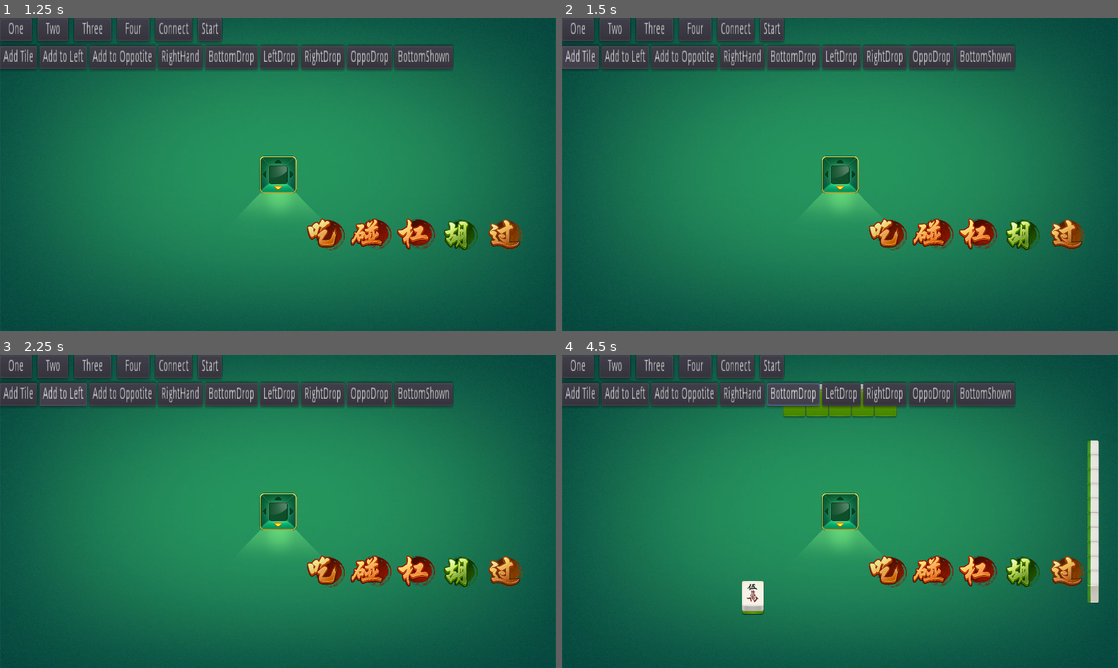
Above: before the commit, frames 1-4 (two rows, left to right).
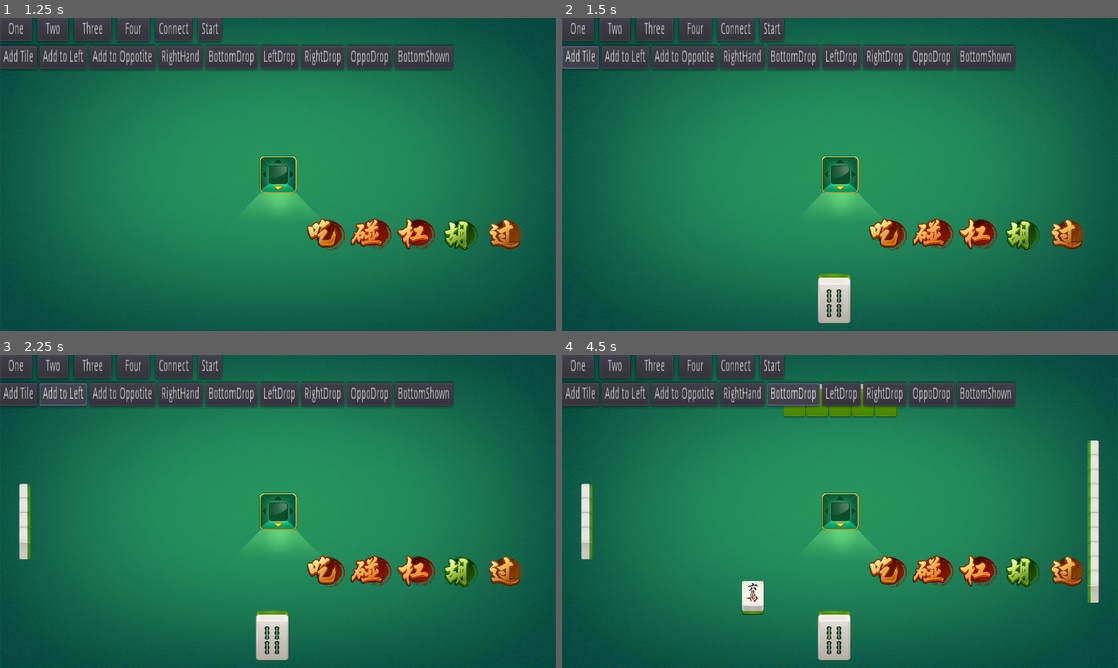
Above: after the commit, the same moments.

Repository: c-my/MahjongGame
Game: Godot game, scene res://Table/Table.tscn
The game is run twice, just before and just after one commit, with the same random seed, the same clock (stepped at 60 frames per second) and the same inputs.
Inputs (mouse positions are in pixels of both pictures, inside the frame that each line leads up to):
- Up to frame 1 (1.25 s): click (328, 233) at 0.5 s
- Up to frame 2 (1.5 s): click "Add Tile" at 1.25 s
- Up to frame 3 (2.25 s): click "Add to Left" at 2 s
- Up to frame 4 (4.5 s): click "Add to Oppotite" at 2.75 s; click "RightHand" at 3.5 s; click "BottomDrop" at 4.25 s

Frame 1 is identical in both runs. In frame 2, 1.0% of the frame differs, in the area x 0-52%, y 8-98%; in frame 3, 1.5%, in the area x 3-52%, y 8-98%; in frame 4, 1.5%.
Error in both runs: Invalid get index 'chow_types' (on base: 'Nil'). (res://Table/Table.gd:43)

Commit message:
fixed ChowPanel

Diff:
--- a/Constants.gd
+++ b/Constants.gd
@@ -11,9 +11,12 @@
 	const HEIGHT = 118*BOTTOM_HAND_SCALE
 	const WIDTH = 76*BOTTOM_HAND_SCALE
 	const SELECT_HEIGHT = 30
-	const CHOW_WIDTH = 76
+	const CHOW_SCALE = 1.3
+	const CHOW_WIDTH = 76*CHOW_SCALE
+	const CHOW_HEIGHT = 118*CHOW_SCALE
 
 	const OPPOSITE_HAND_WIDTH = 79
+	const OPPOSITE_HAND_HEIGHT = 120
 	const OPPOSITE_DROP_WIDTH = 76
 	const OPPOSITE_DROP_HEIGHT = 118
 
@@ -52,6 +55,10 @@
 class Timer_Table:
 	enum DIRECTION {NONE, BOTTOM, RIGHT, OPPOSITE, LEFT}
 
+class Chow_Panel:
+	const SEPARATION = 30
+	const MARGIN_BOTTOM = 350
+
 
 # Called when the node enters the scene tree for the first time.
 func _ready():
--- a/Table/ChowPanel.gd
+++ b/Table/ChowPanel.gd
@@ -1,6 +1,5 @@
 extends Node2D
 
-var sep = 10
 
 # Declare member variables here. Examples:
 # var a = 2
@@ -13,7 +12,7 @@
 
 
 func show_panel(suit, number, types):
-	if len(types)==1:
+	if types.size()==1:
 		hide()
 	hide_all()
 	for t in types:
@@ -27,7 +26,9 @@
 	for child in get_children():
 		if child.visible:
 			child.position = Vector2(pos, 0)
-			pos += sep+3*Constants.Tile.CHOW_WIDTH
+			pos += Constants.Chow_Panel.SEPARATION+3*Constants.Tile.CHOW_WIDTH
+	position = Vector2((Constants.Screen.WIDTH-pos)/2, Constants.Screen.HEIGHT - Constants.Chow_Panel.MARGIN_BOTTOM - Constants.Tile.CHOW_HEIGHT)
+	show()
 
 func hide_all():
 	$LeftChow.hide()
--- a/Table/LeftChow.gd
+++ b/Table/LeftChow.gd
@@ -26,6 +26,7 @@
 	tile.vframes = 5
 	tile.hframes = 9
 	tile.frame_coords = Vector2(number-1, suit)
+	tile.scale = Vector2(Constants.Tile.CHOW_SCALE, Constants.Tile.CHOW_SCALE)
 	return tile
 
 
@@ -35,6 +36,8 @@
 		child.queue_free()
 
 func _input(event):
+	if !visible:
+		return
 	if (event is InputEventMouseButton or event is InputEventScreenTouch) and event.pressed:
 		if Rect2(0,0,Constants.Tile.CHOW_WIDTH*3, Constants.Tile.HEIGHT).has_point(to_local(event.position)):
 			emit_signal("pressed")
--- a/Table/LeftDropArea.gd
+++ b/Table/LeftDropArea.gd
@@ -32,7 +32,6 @@
 	for i in range(get_children().size()):
 		get_children()[i].position = Vector2(-i*Constants.Tile.SIDE_DROP_DIFF,
 				i*(Constants.Tile.SIDE_DROP_HEIGHT-Constants.Tile.SIDE_DROP_THICK))
-	pass
 
 func clear_tiles():
 	for tile in get_children():
--- a/Table/MidChow.gd
+++ b/Table/MidChow.gd
@@ -26,6 +26,7 @@
 	tile.vframes = 5
 	tile.hframes = 9
 	tile.frame_coords = Vector2(number-1, suit)
+	tile.scale = Vector2(Constants.Tile.CHOW_SCALE, Constants.Tile.CHOW_SCALE)
 	return tile
 
 
@@ -35,6 +36,8 @@
 		child.queue_free()
 
 func _input(event):
+	if !visible:
+		return
 	if (event is InputEventMouseButton or event is InputEventScreenTouch) and event.pressed:
 		if Rect2(0,0,Constants.Tile.CHOW_WIDTH*3, Constants.Tile.HEIGHT).has_point(to_local(event.position)):
 			emit_signal("pressed")
--- a/Table/OppoShown.gd
+++ b/Table/OppoShown.gd
@@ -15,7 +15,7 @@
 	hide_texture = ImageTexture.new()
 	hide_texture = load("res://Asset/Tile/HideTileBottom.png")
 	position = Vector2(Constants.Screen.WIDTH-Constants.Table.BOTTOM_SHOWN_MARGIN_X-
-	3*Constants.Tile.BOTTOM_DROP_WIDTH, Constants.Table.BOTTOM_SHOWN_MARGIN_Y)
+	3*Constants.Tile.BOTTOM_DROP_WIDTH, Constants.Table.BOTTOM_SHOWN_MARGIN_Y+Constants.Tile.OPPOSITE_HAND_HEIGHT)
 
 
 func show_tiles(tiles):
--- a/Table/RightChow.gd
+++ b/Table/RightChow.gd
@@ -26,6 +26,7 @@
 	tile.vframes = 5
 	tile.hframes = 9
 	tile.frame_coords = Vector2(number-1, suit)
+	tile.scale = Vector2(Constants.Tile.CHOW_SCALE, Constants.Tile.CHOW_SCALE)
 	return tile
 
 
@@ -35,6 +36,8 @@
 		child.queue_free()
 
 func _input(event):
+	if !visible:
+		return
 	if (event is InputEventMouseButton or event is InputEventScreenTouch) and event.pressed:
 		if Rect2(0,0,Constants.Tile.CHOW_WIDTH*3, Constants.Tile.HEIGHT).has_point(to_local(event.position)):
 			emit_signal("pressed")
--- a/Table/Table.gd
+++ b/Table/Table.gd
@@ -37,7 +37,7 @@
 	set_chow_panel()
 	current_msg = msg
 	just_clicked = false
-	# 处理逻辑
+
 
 func handle_chow():
 	var chow_types = current_msg["chow_types"]
@@ -48,19 +48,26 @@
 	else:	# show chow panel
 		var suit = current_msg["current_tile"]["suit"]
 		var number = current_msg["current_tile"]["number"]
+		print_debug("show chow panel: ", suit, number,"types: ",chow_types)
 		$ChowPanel.show_panel(suit, number, chow_types)
 
 func handle_left_chow():
+	if current_msg == null:
+		return
 	var suit = current_msg["current_tile"]["suit"]
 	var number = current_msg["current_tile"]["number"]
 	ConnManager.send_chow({"suit":suit,"number":number}, my_table_order ,Message.chow_type.LEFT)
 
 func handle_mid_chow():
+	if current_msg == null:
+		return
 	var suit = current_msg["current_tile"]["suit"]
 	var number = current_msg["current_tile"]["number"]
 	ConnManager.send_chow({"suit":suit,"number":number}, my_table_order ,Message.chow_type.MID)
 
 func handle_right_chow():
+	if current_msg == null:
+		return
 	var suit = current_msg["current_tile"]["suit"]
 	var number = current_msg["current_tile"]["number"]
 	ConnManager.send_chow({"suit":suit,"number":number}, my_table_order ,Message.chow_type.RIGHT)
@@ -239,25 +246,25 @@
 
 
 func _on_bottomdrop_pressed():
-	$BottomDropArea.add_tile(randi()%3, randi()%9)
+	$BottomDropArea.add_tile(randi()%3, randi()%9+1)
 	$BottomDropArea.show_tiles()
 
 
 func _on_leftdrop_pressed():
-	$LeftDropArea.add_tile(randi()%3, randi()%9)
+	$LeftDropArea.add_tile(randi()%3, randi()%9+1)
 	$LeftDropArea.show_tiles()
 
 
 func _on_rightdrop_pressed():
-	$RightDropArea.add_tile(randi()%3, randi()%9)
+	$RightDropArea.add_tile(randi()%3, randi()%9+1)
 	$RightDropArea.show_tiles()
 
 
 func _on_oppodrop_pressed():
 	$RightDropArea.clear_tiles();
-	$OppositeDropArea.add_tile(randi()%3, randi()%9)
+	$OppositeDropArea.add_tile(randi()%3, randi()%9+1)
 	$OppositeDropArea.show_tiles()
-	$ChowPanel.show_panel(1,3,[0,1,2])
+	$ChowPanel.show_panel(0,6,[0,1,2])
 
 
 func _on_bottomshown_pressed():
--- a/Table/Table.tscn
+++ b/Table/Table.tscn
@@ -177,6 +177,19 @@
 margin_bottom = 115.0
 texture_normal = ExtResource( 11 )
 
+[node name="ChowPanel" type="Node2D" parent="."]
+position = Vector2( 684.956, 530.841 )
+script = ExtResource( 30 )
+
+[node name="LeftChow" type="Node2D" parent="ChowPanel"]
+script = ExtResource( 27 )
+
+[node name="MidChow" type="Node2D" parent="ChowPanel"]
+script = ExtResource( 28 )
+
+[node name="RightChow" type="Node2D" parent="ChowPanel"]
+script = ExtResource( 29 )
+
 [node name="VBoxContainer" type="VBoxContainer" parent="."]
 margin_right = 40.0
 margin_bottom = 40.0
@@ -291,18 +304,6 @@
 margin_right = 782.0
 margin_bottom = 20.0
 text = "BottomShown"
-
-[node name="ChowPanel" type="Node2D" parent="."]
-script = ExtResource( 30 )
-
-[node name="LeftChow" type="Node2D" parent="ChowPanel"]
-script = ExtResource( 27 )
-
-[node name="MidChow" type="Node2D" parent="ChowPanel"]
-script = ExtResource( 28 )
-
-[node name="RightChow" type="Node2D" parent="ChowPanel"]
-script = ExtResource( 29 )
 [connection signal="pressed" from="VBoxContainer/TestButtons/One" to="." method="_on_Button4_pressed"]
 [connection signal="pressed" from="VBoxContainer/TestButtons/Two" to="." method="_on_Button5_pressed"]
 [connection signal="pressed" from="VBoxContainer/TestButtons/Three" to="." method="_on_Button6_pressed"]
